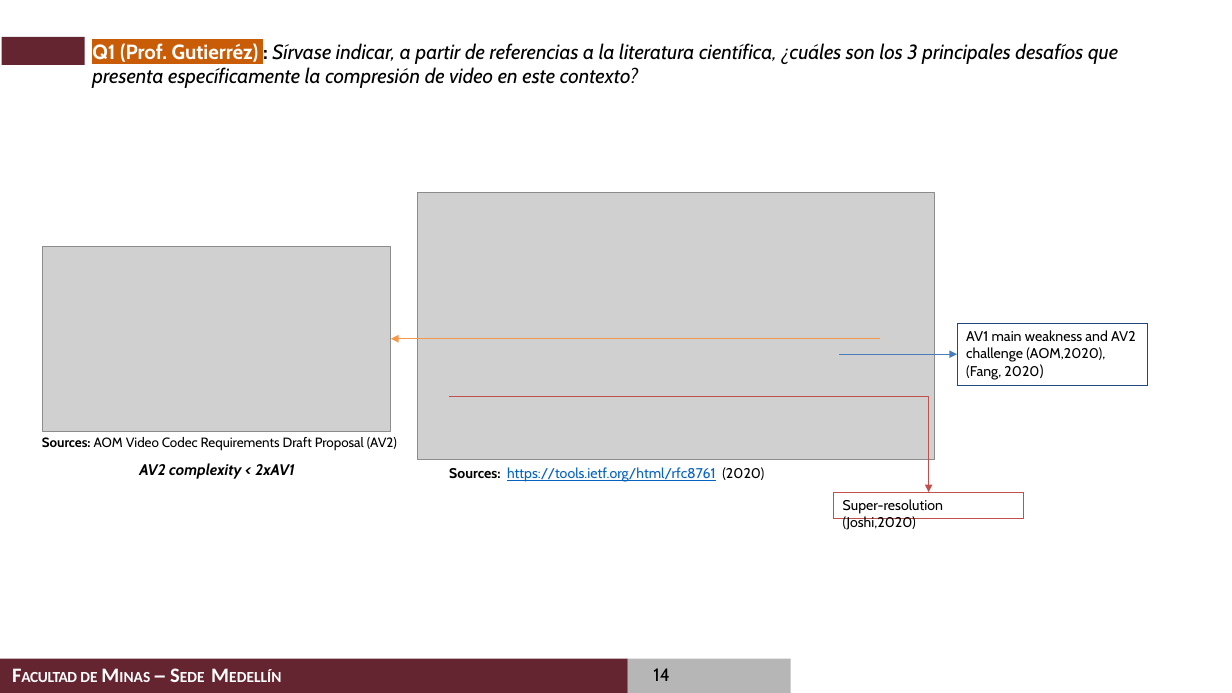
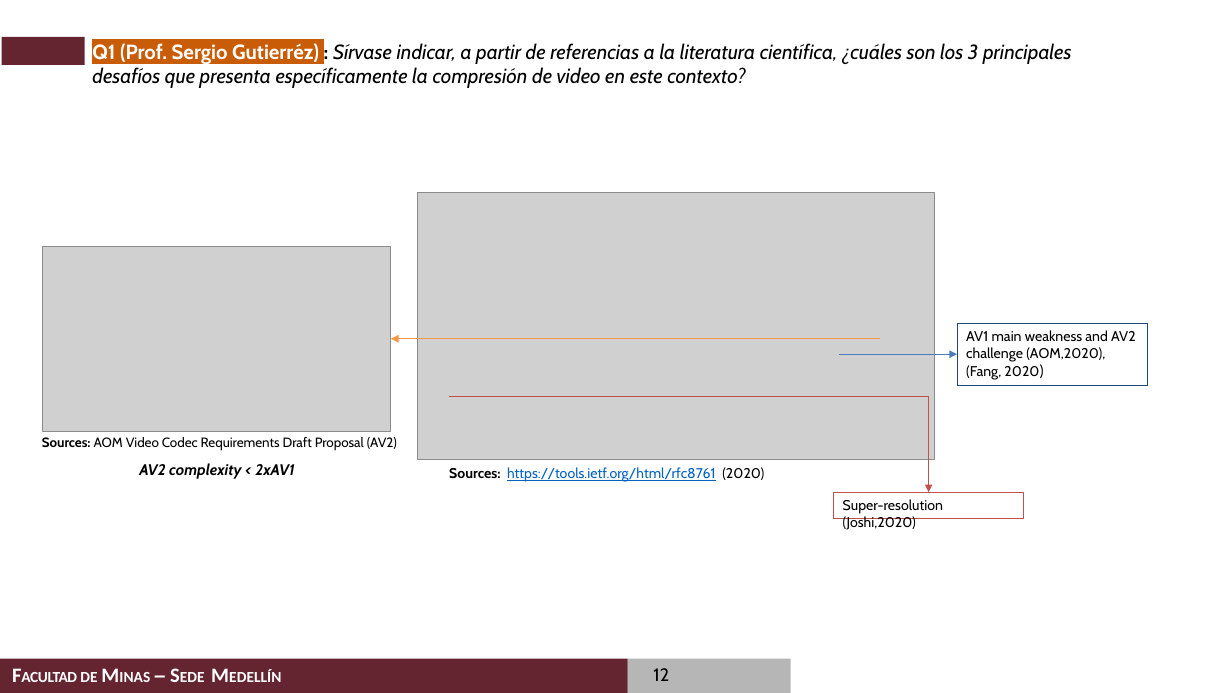
Before and after one commit to casalazarh/Examen-de-Calificacion-2020, a slide deck: slide 12 of presentation/Examen de Calificacion de Doctorado_Carlos_Alberto_Salazar.pptx (slide 14 before the commit). Drawn at 1232x693 pixels with LibreOffice and Linux fonts; fonts in the diff are those of the drawing; grey boxes stand for pictures; background and template pictures are left out. Boxes give left, top, right and bottom in pixels: in the first picture for what was removed or moved away, otherwise in the second. Text is boxed around its words. In the diff, an @@ line names an element or a change of style, - is before the commit and + after.

```diff
--- a/presentation/Examen de Calificacion de Doctorado_Carlos_Alberto_Salazar.pptx
+++ b/presentation/Examen de Calificacion de Doctorado_Carlos_Alberto_Salazar.pptx
@@ title at (92, 43, 1071, 88): text changed @@
-Q1 (Prof. Gutierréz) : Sírvase indicar, a partir de referencias a la literatura científica, ¿cuáles son los 3 principales desafíos que presenta específicamente la compresión de video en este contexto?
+Q1 (Prof. Sergio Gutierréz) : Sírvase indicar, a partir de referencias a la literatura científica, ¿cuáles son los 3 principales desafíos que presenta específicamente la compresión de video en este contexto?
@@ page number at (653, 668, 669, 681): text changed @@
-14
+12
```
Also in this commit, not shown: 14 other slides changed.
